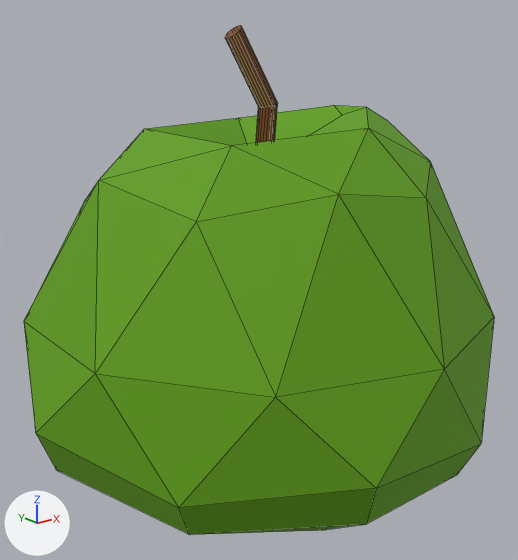
The FBX model Assets/Project/Art/Models/Props/Food/Pear.fbx, before and after one commit.
Camera for both pictures: a camera (50 mm lens) standing at (16.1351, -2.0871, 1.0288) and looking at (16.2098, -1.9937, 0.9915). The lights are fixed; the arrows at lower left show +X, +Y and +Z. The older version comes first. Mesh edges are drawn as thin lines. Where no turn or scale is listed for an object, it has been applied to the vertices.

In view in the first picture: 'Pear - v1'.
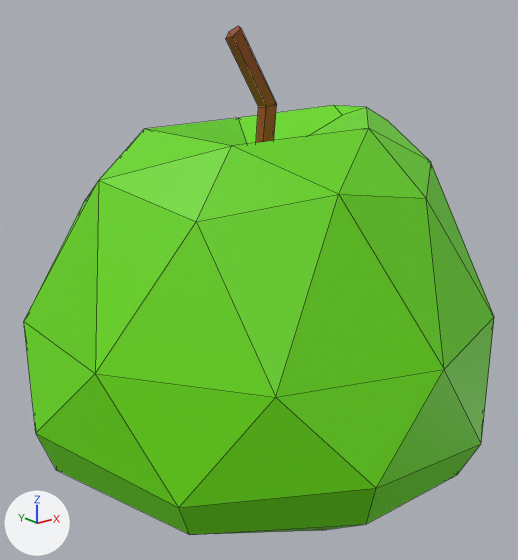
The newer file is also turned or shifted as a whole; pictures and numbers use the older file's frame.

The change in detail:
Picture 'MainColorPalette.png' (img_maincolorpalette_png) is new.
Material 'MainColorPalette' (mat_maincolorpalette) is new.
Its texture is img_maincolorpalette_png.
me_cylinder_016 is used by ob_pear___v1; location (16.211, -1.9926, 1.0023).
me_cylinder_016 had 117 vertices, 134 faces and spanned x -0.0424..0.0396, y -0.0408..0.0415, z -0.046..0.031.
me_cylinder_016 no longer uses material mat_material_004 (brown #7c4512).
me_cylinder_016 now has 72 vertices, 104 faces and spans x -0.0424..0.0396, y -0.0408..0.0415, z -0.046..0.031.
Part 1, on me_cylinder_016:
45 vertices are removed from x -0.0062..0.0031, y -0.0016..0.0023, z -0.0077..0.031.
42 faces are deleted.
12 new faces join them.
me_cylinder_016 part 2: 92 faces spanning x -0.0424..0.0396, y -0.0408..0.0415, z -0.046..0.018 switch from mat_material_003 (green #609f0a) to mat_maincolorpalette (picture img_maincolorpalette_png).

What differs and where, as boxes [x1, y1, x2, y2] in the pictures (518 x 560 px):
'Pear - v1', reshaped: before [24, 25, 494, 535]; after [24, 26, 494, 535]
part 1 of me_cylinder_016, cut back: before [225, 25, 278, 143]; after [225, 26, 277, 143]
part 2 of me_cylinder_016, recoloured: [24, 105, 494, 535] in both
